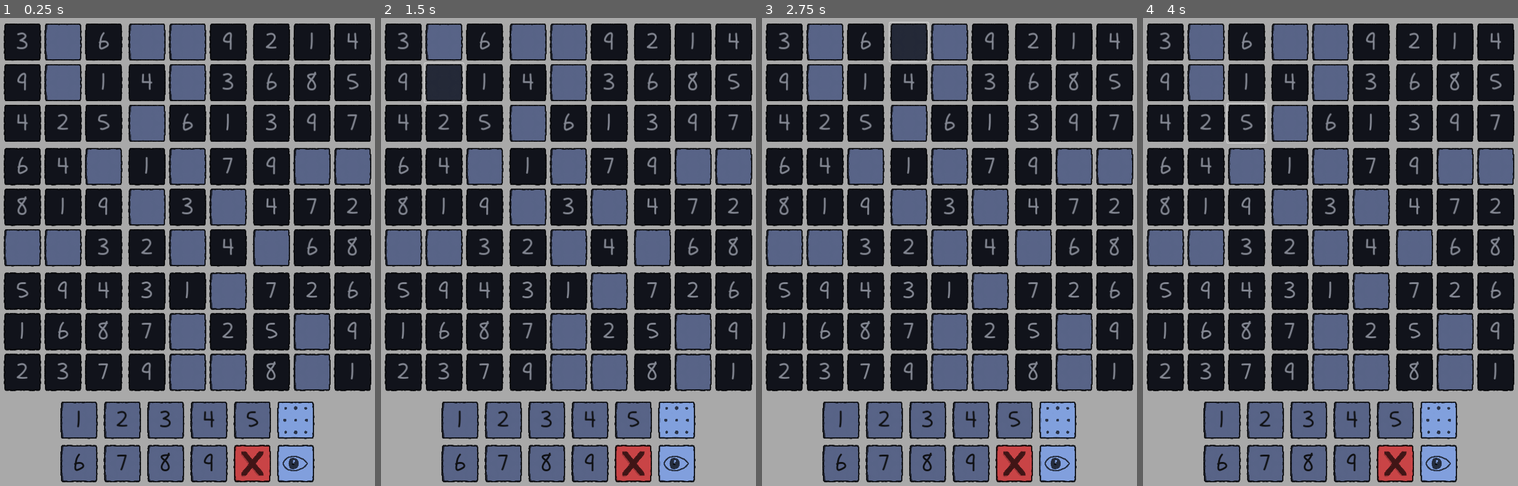
Above: before the commit, frames 1-4 (left to right).
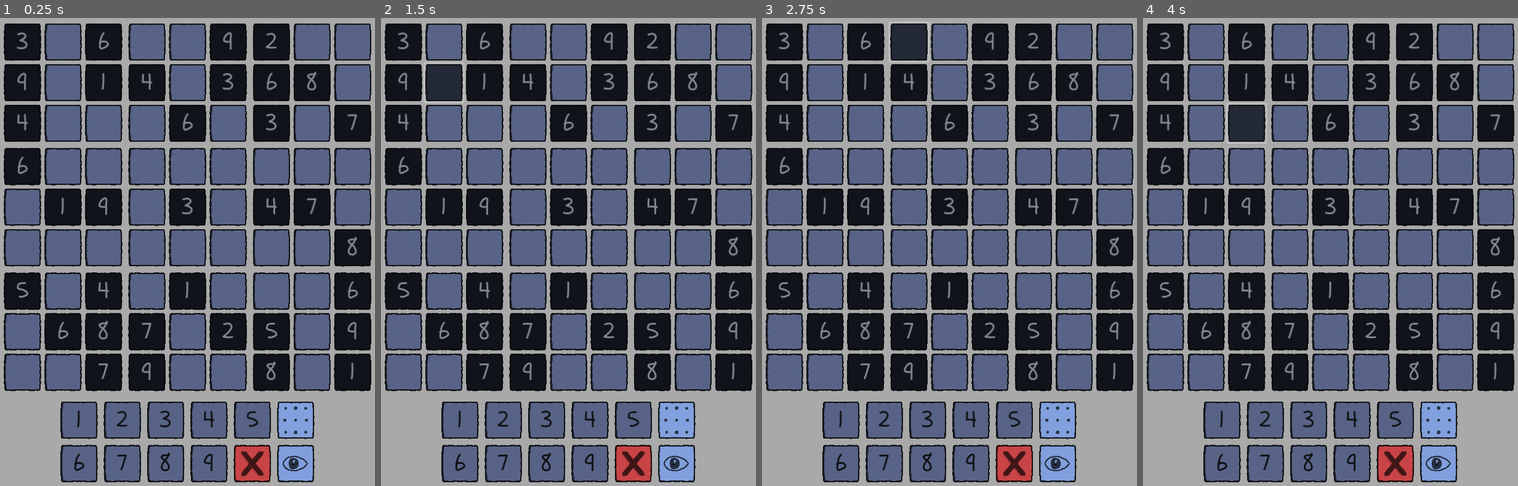
Above: after the commit, the same moments.

Repository: gitMickehh/soduku-recreation
Game: Godot game, scene res://soduku_scene.tscn
Same seed, same stepped clock (60 frames per second), same inputs: the game is played once before the commit and once after it.
Inputs (mouse positions are in pixels of both pictures, inside the frame that each line leads up to):
- Up to frame 1 (0.25 s): no input
- Up to frame 2 (1.5 s): click (444, 41) at 0.52 s; click (444, 83) at 1.27 s
- Up to frame 3 (2.75 s): click (908, 41) at 2.02 s
- Up to frame 4 (4 s): click (1206, 120) at 2.77 s; click (1248, 120) at 3.52 s

The runs differ from the first frame. In frame 1, 16% of the frame differs, in the area x 1-99%, y 1-80%; in frame 2, 16%; in frame 3, 16%; in frame 4, 16%.

Commit message:
difficulty code! :D

Diff:
--- a/scripts/game_container_manager.gd
+++ b/scripts/game_container_manager.gd
@@ -7,40 +7,9 @@
 @onready var horizontal_blocks_container_2: Horizontal_Boxes_Container = $"Whole_Game_Container/Soduku_Container/horizontal_blocks_container-2"
 @onready var horizontal_blocks_container_3: Horizontal_Boxes_Container = $"Whole_Game_Container/Soduku_Container/horizontal_blocks_container-3"
 
-#var block_1: Array[int] = [8,4,0,7,0,0,0,1,0]
-#var block_2: Array[int] = [6,0,0,1,0,0,2,8,0]
-#var block_3: Array[int] = [0,7,2,5,6,0,0,0,3]
-#var block_4: Array[int] = [0,6,0,5,2,0,9,0,0]
-#var block_5: Array[int] = [0,1,0,0,0,3,0,0,6]
-#var block_6: Array[int] = [0,4,7,0,0,6,3,2,0]
-#var block_7: Array[int] = [0,0,6,4,0,7,0,3,9]
-#var block_8: Array[int] = [4,0,1,0,0,9,0,2,0]
-#var block_9: Array[int] = [7,3,0,0,0,0,6,0,4]
-
-#basic standard starting point
-#var block_1: Array[int] = [8,4,0,7,0,0,0,1,0]
-#var block_2: Array[int] = [6,0,0,1,0,0,2,8,0]
-#var block_3: Array[int] = [0,7,2,5,6,0,0,0,3]
-#var block_4: Array[int] = [0,6,0,5,2,0,9,0,0]
-#var block_5: Array[int] = [0,1,0,0,0,3,0,0,6]
-#var block_6: Array[int] = [0,4,7,0,0,6,3,2,0]
-#var block_7: Array[int] = [0,0,6,4,0,7,0,3,9]
-#var block_8: Array[int] = [4,0,1,0,0,9,0,2,0]
-#var block_9: Array[int] = [7,3,0,0,0,0,6,0,4]
-
-#var block_1: Array[int] = [1,0,0,0,0,0,0,0,0]
-#var block_2: Array[int] = [0,2,0,0,0,0,0,0,0]
-#var block_3: Array[int] = [0,0,3,0,0,0,0,0,0]
-#var block_4: Array[int] = [0,0,0,4,0,0,0,0,0]
-#var block_5: Array[int] = [0,0,0,0,5,0,0,0,0]
-#var block_6: Array[int] = [0,0,0,0,0,6,0,0,0]
-#var block_7: Array[int] = [0,0,0,0,0,0,7,0,0]
-#var block_8: Array[int] = [0,0,0,0,0,0,0,8,0]
-#var block_9: Array[int] = [0,0,0,0,0,0,0,0,9]
 var blocks: Array[Block_Manager] = []
 var game_buttons: Array[Button_Logic] = []
 
-#var game_array = [block_1, block_2, block_3, block_4, block_5, block_6, block_7, block_8, block_9]
 var game_array = []
 var creator: Soduku_Creator = Soduku_Creator.new()
 var solver: Soduku_Solver = Soduku_Solver.new()
@@ -56,7 +25,7 @@
 	horizontal_boxes_containers.append(horizontal_blocks_container_3)
 	blocks = _get_block_objects()
 
-	game_array = creator.setup_new_game()
+	game_array = creator.setup_new_game(creator.DIFFICULTY.MEDIUM)
 	_set_numbers(game_array)
 
 	_get_game_buttons()
--- a/scripts/soduku_creator.gd
+++ b/scripts/soduku_creator.gd
@@ -12,10 +12,30 @@
 var block_9: Array[int] = [7,2,6,5,3,9,8,4,1]
 var board_array = [block_1, block_2, block_3, block_4, block_5, block_6, block_7, block_8, block_9]
 
+enum DIFFICULTY {EASY, MEDIUM, HARD}
+
+func _difficulty(diff: DIFFICULTY) -> Dictionary:
+	var dict = {
+		min_hidden = 12,
+		max_hidden = 22
+	}
+	match diff:
+		DIFFICULTY.EASY:
+			pass
+		DIFFICULTY.MEDIUM:
+			dict.min_hidden = 23
+			dict.max_hidden = 35
+		DIFFICULTY.HARD:
+			dict.min_hidden = 36
+			dict.max_hidden = 53
+	return dict
+
 func _init() -> void:
 	pass
 
-func setup_new_game() -> Array:
+func setup_new_game(difficulty: DIFFICULTY) -> Array:
+
+	var difficulty_dictionary = _difficulty(difficulty)
 	randomize()
 
 	#shuffle part
@@ -43,7 +63,7 @@
 		shuffle_numbers.shuffle()
 
 	#random cells to take out
-	for rcells in range(randi_range(12,22)):
+	for rcells in range(randi_range(difficulty_dictionary.min_hidden,difficulty_dictionary.max_hidden)):
 		var one_cell = get_cell_location_from_global_index(randi_range(0,80))
 		var other_cell = get_rotational_counterpart(one_cell)
 
